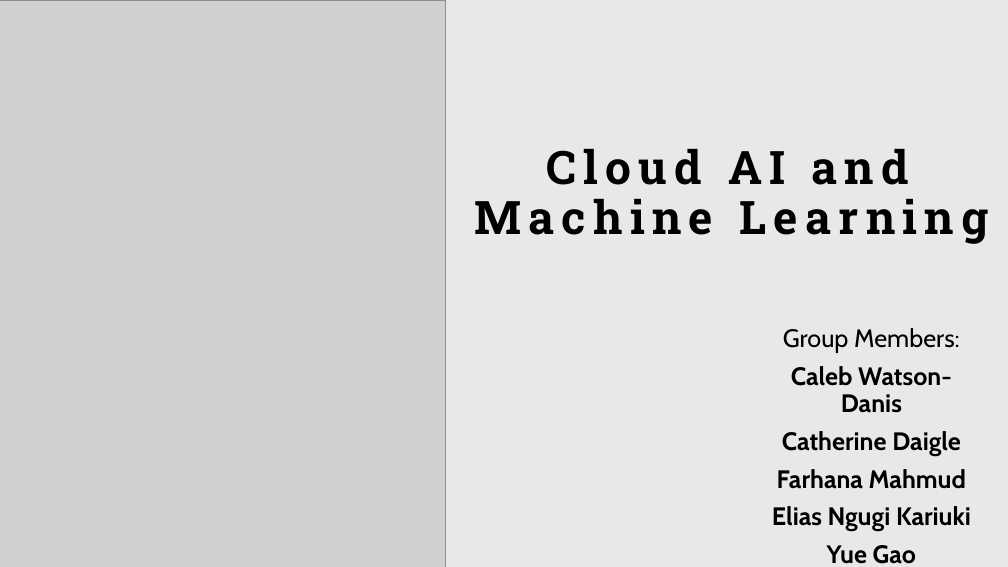
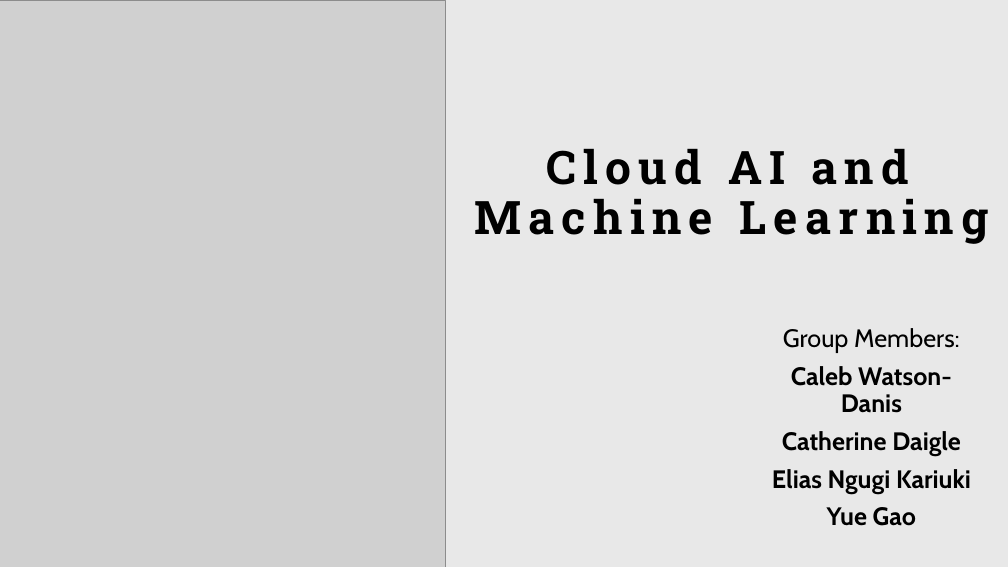
Before and after one commit to Elikariuki/CST8912-Group2_013, a slide deck: slide 1 of Presentation3_group2_CST_8912.pptx. Drawn at 1008x567 pixels with LibreOffice and Linux fonts; fonts in the diff are those of the drawing; grey boxes stand for pictures. Boxes give left, top, right and bottom in pixels: in the first picture for what was removed or moved away, otherwise in the second. Text is boxed around its words. In the diff, an @@ line names an element or a change of style, - is before the commit and + after.

```diff
--- a/Presentation3_group2_CST_8912.pptx
+++ b/Presentation3_group2_CST_8912.pptx
@@ subtitle at (x1=777, y1=469, x2=966, y2=489): paragraph removed @@
-Farhana Mahmud
```
Also in this commit, not shown: 2 other slides changed, 1 other file.
